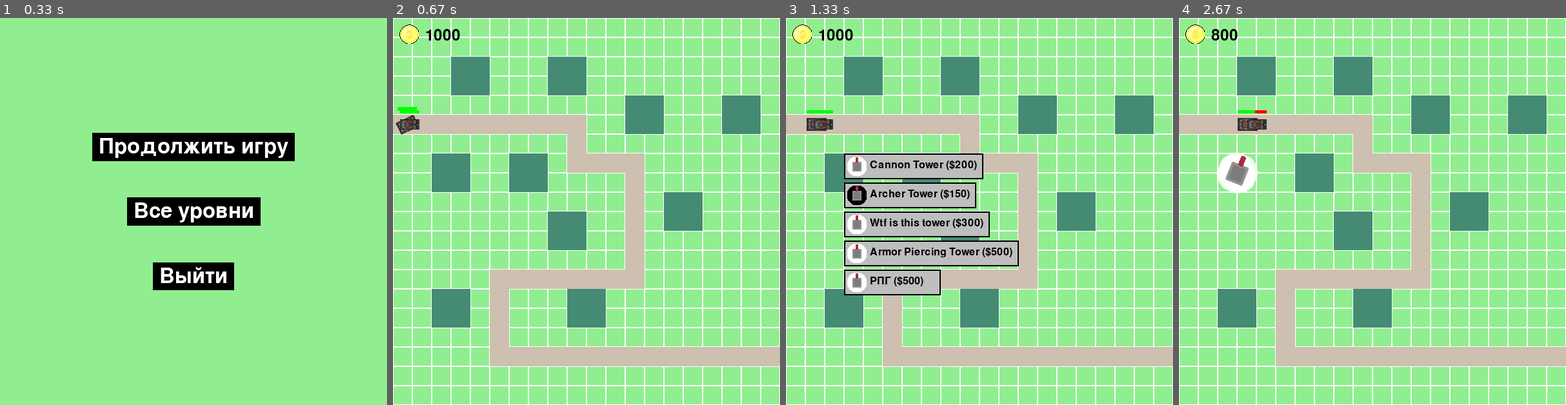
Above: before the commit, frames 1-4 (left to right).
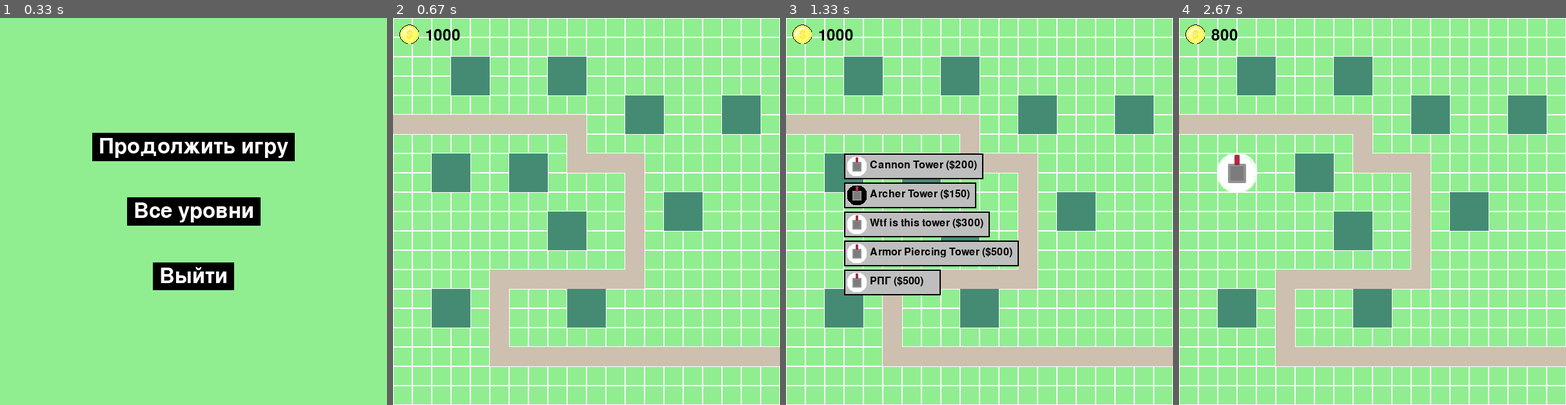
Above: after the commit, the same moments.

Repository: cerXXXX/pygame-project
Game: pygame game, started from main.py
The game is run twice, just before and just after one commit, with the same random seed, the same clock (stepped at 60 frames per second) and the same inputs.
Inputs (mouse positions are in pixels of both pictures, inside the frame that each line leads up to):
- Up to frame 1 (0.33 s): no input
- Up to frame 2 (0.67 s): click "Продолжить игру" at 0.38 s
- Up to frame 3 (1.33 s): click (979, 234) at 0.72 s; click (859, 153) at 1.05 s
- Up to frame 4 (2.67 s): click "Cannon Tower ($200)" at 1.38 s; click (1353, 312) at 2.22 s; click (1360, 145) at 2.55 s

Frame 1 is identical in both runs. In frame 2, 0.3% of the frame differs, in the area x 0-7%, y 23-31%; in frame 3, 0.3%; in frame 4, 0.5%, in the area x 9-23%, y 23-46%.

Commit message:
Добавлена куча всего (уведомления, паузы в волнах, и проч)

Diff:
--- /dev/null
+++ b/announcement.py
@@ -0,0 +1,145 @@
+import pygame
+
+
+def draw_rounded_rect(surface, color, rect, border_radius, width=0):
+    pygame.draw.rect(surface, color, rect, border_radius=border_radius, width=width)
+
+
+def render_multiline_text(surface, text, font, color, rect):
+    words = text.split(' ')
+    lines = []
+    current_line = ''
+
+    for word in words:
+        test_line = f'{current_line} {word}'.strip()
+        if font.size(test_line)[0] > rect.width:
+            lines.append(current_line)
+            current_line = word
+        else:
+            current_line = test_line
+    lines.append(current_line)
+
+    total_height = len(lines) * font.size(lines[0])[1]
+    y_offset = rect.top + (rect.height - total_height) // 2
+    for line in lines:
+        rendered_text = font.render(line, True, color)
+        text_width = font.size(line)[0]
+        x_offset = rect.left + (rect.width - text_width) // 2
+        surface.blit(rendered_text, (x_offset, y_offset))
+        y_offset += font.size(line)[1]
+
+
+class Announcement:
+    def __init__(self, content, size=(300, 300), font_size=20, position='center', background_image=None, master=None):
+        self.content = content
+        self.size = size
+        self.font_size = font_size
+        self.position = position
+        self.background_image = background_image
+        if self.background_image:
+            self.size = self.background_image.get_size()
+        self.master = master
+        self.is_visible = True
+        self.button_rect = None
+
+    def render(self, screen):
+        if not self.is_visible:
+            return
+
+        if self.background_image:
+            background = self.background_image.copy()
+        else:
+            background = pygame.Surface(self.size, pygame.SRCALPHA)
+            background.fill((0, 0, 0, 0))
+            rect_color = (50, 205, 50)
+            draw_rounded_rect(background, rect_color, pygame.Rect(0, 0, *self.size), border_radius=20)
+
+        border_color = (255, 255, 255)
+
+        # Позиционируем уведомление
+        screen_rect = pygame.Rect(0, 0, *self.size)
+        if self.position == 'center':
+            screen_rect.center = (screen.get_width() // 2, screen.get_height() // 2)
+        elif self.position == 'top-left':
+            screen_rect.topleft = (10, 10)
+        elif self.position == 'top-right':
+            screen_rect.topright = (screen.get_width() - 10, 10)
+        elif self.position == 'bottom-left':
+            screen_rect.bottomleft = (10, screen.get_height() - 10)
+        elif self.position == 'bottom-right':
+            screen_rect.bottomright = (screen.get_width() - 10, screen.get_height() - 10)
+
+        # Рендер текста с переносом строк
+        font = pygame.font.Font('freesansbold.ttf', self.font_size)
+        text_rect = pygame.Rect(10, 10, self.size[0] - 20, self.size[1] - 60)  # Оставляем место для кнопки
+        render_multiline_text(background, self.content, font, (255, 255, 255), text_rect)
+
+        # Рендер кнопки "ОК"
+        button_font = pygame.font.Font('freesansbold.ttf', 16)
+        button_text = button_font.render('OK', True, (255, 255, 255))
+        button_rect = button_text.get_rect()
+        button_rect.bottomright = (self.size[0] - 10, self.size[1] - 10)
+
+        # Рисуем кнопку с закругленными углами
+        button_border_rect = button_rect.inflate(10, 10)
+        draw_rounded_rect(background, border_color, button_border_rect, border_radius=10, width=2)
+        background.blit(button_text, button_rect)
+
+        # Рисуем уведомление на основном экране
+        screen.blit(background, screen_rect)
+
+        # Рисуем рамку уведомления с закругленными углами
+        draw_rounded_rect(screen, border_color, screen_rect, border_radius=20, width=5)
+
+        # Сохраняем положение кнопки в координатах экрана
+        self.button_rect = pygame.Rect(
+            screen_rect.left + button_rect.left,
+            screen_rect.top + button_rect.top,
+            button_rect.width,
+            button_rect.height
+        )
+
+    def handle_event(self, event):
+        if not self.button_rect:
+            return
+
+        if not self.is_visible:
+            return
+
+        if event.type == pygame.MOUSEBUTTONDOWN and event.button == 1:  # ЛКМ
+            if self.button_rect.collidepoint(event.pos):
+                self.master.announcements.remove(self)
+
+    def mouse_click(self, mouse_pos):
+        if self.button_rect.collidepoint(mouse_pos):
+            self.master.announcements.remove(self)
+
+
+"""
+pygame.init()
+screen = pygame.display.set_mode((800, 600))
+pygame.display.set_caption('Announcement with Button')
+
+# Загрузка изображения фона
+background_image = pygame.image.load('background_image.jpg')
+announcement = Announcement('This is a very long text that needs to be wrapped across multiple lines to fit within the bounds of the notification.',
+                            position='center', screen=screen, background_image=background_image)
+
+running = True
+while running:
+    for event in pygame.event.get():
+        if event.type == pygame.QUIT:
+            running = False
+
+        # Обработка событий для уведомления
+        announcement.handle_event(event)
+
+    screen.fill((0, 0, 0))
+
+    # Рендер уведомления
+    announcement.render()
+
+    pygame.display.flip()
+
+pygame.quit()
+"""
--- a/board.py
+++ b/board.py
@@ -1,9 +1,12 @@
+from copy import deepcopy
+
 import pygame
 from events import *
 import time
 import random
 from tower import *
 from enemy import *
+from announcement import *
 
 
 class Board:
@@ -48,11 +51,18 @@
 
         self.animation_list = []
 
-        self.waves = waves
+        self.waves = deepcopy(waves)
+        self.cur_wave = []
+        self.time_between_enemies_in_wave = 0.5
+        self.last_enemy_spawn_time = 0
+        self.time_between_waves = 5
+        self.last_wave_time = time.time()
 
         self.game_state = True
 
         self.filter = None
+
+        self.announcements = []
 
     def set_super_events(self, events: list[SuperEvent]):
         self.super_events = events
@@ -69,12 +79,30 @@
     def render(self, screen):
         if not self.game_state:
             return
-        if not self.enemy_group.sprites():
+
+        if self.announcements:
+            for announcement in self.announcements:
+                announcement.render(screen)
+            return
+
+        if self.cur_wave:
+            if time.time() - self.last_enemy_spawn_time > self.time_between_enemies_in_wave:
+                enemy = self.cur_wave.pop(0)
+                entity = enemy(pos=self.way[0], way=self.way, board=self)
+                self.enemy_group.add(entity)
+
+                self.last_enemy_spawn_time = time.time()
+        elif not self.enemy_group.sprites():
             if self.waves:
-                wave = self.waves.pop(0)
-                for enemy in wave:
+                if (time.time() - self.last_enemy_spawn_time > self.time_between_enemies_in_wave and
+                        time.time() - self.last_wave_time > self.time_between_waves):
+                    self.last_wave_time = time.time()
+                    self.cur_wave = self.waves.pop(0)
+                    enemy = self.cur_wave.pop(0)
                     entity = enemy(pos=self.way[0], way=self.way, board=self)
                     self.enemy_group.add(entity)
+
+                    self.last_enemy_spawn_time = time.time()
             else:
                 self.game_state = False
                 return
@@ -125,10 +153,12 @@
                 self.max_num_super_events -= 1
 
                 if super_event.text == 'ArtilleryStrike':
+                    self.announcements.append(Announcement('Артиллерийский удар!', board=self))
                     self.curr_super_event = ArtilleryStrike(frequency=super_event.frequency, board=self)
                     self.curr_super_event.start_time = time.time()
                 elif super_event.text == 'Freeze':
                     # print('start_freeze_event')
+                    self.announcements.append(Announcement('Заморозка!', board=self))
                     self.curr_super_event = FreezeEvent(frequency=super_event.frequency, board=self)
                     self.curr_super_event.start_time = time.time()
 
@@ -216,16 +246,16 @@
             button_rect = pygame.Rect(self.menu_position[0],
                                       self.menu_position[1] + index * (button_height + 5),
                                       button_width, button_height)
-            self.menu_buttons.append((button_rect, tower_data))
+            self.menu_buttons.append((button_rect, tower_data, tower_data['cost']))
 
             # Добавляем текст к кнопке
             tower_data['menu_text'] = text  # Сохраняем текст для последующего рендера
 
     def render_menu(self, screen):
         font = pygame.font.Font(None, 24)
-        for button_rect, tower_data in self.menu_buttons:
+        for button_rect, tower_data, tower_price in self.menu_buttons:
             # Рисуем кнопку
-            pygame.draw.rect(screen, 'grey', button_rect)
+            pygame.draw.rect(screen, 'grey' if tower_price <= self.currency else 'gray34', button_rect)
             pygame.draw.rect(screen, 'black', button_rect, 2)
 
             # Загружаем и отображаем иконку башни
@@ -238,9 +268,11 @@
             screen.blit(text, (button_rect.x + 40, button_rect.y + 10))
 
     def handle_menu_click(self, mouse_pos):
+        if self.announcements:
+            return
         """Обрабатывает клик внутри меню или закрывает меню при клике вне его."""
         menu_closed = True
-        for button_rect, tower_data in self.menu_buttons:
+        for button_rect, tower_data, tower_price in self.menu_buttons:
             if button_rect.collidepoint(mouse_pos):
                 self.build_tower(tower_data)
                 menu_closed = True
@@ -255,7 +287,6 @@
         if self.selected_building_place is None:
             return
         if self.currency < tower_data['cost']:  # Проверка наличия монет
-            print("Not enough currency!")
             return
         self.currency -= tower_data['cost']  # Списываем стоимость башни
         tower = Tower(self.selected_building_place[:2], tower_data['icon'], tower_data['rate_of_fire'],
@@ -273,5 +304,9 @@
                 self.enemy_group.add(enemy)
                 # print(self.enemy_group)
 
+        if self.announcements:
+            for announcement in self.announcements:
+                announcement.handle_event(event)
+
     def add_animation(self, animation):
         self.animation_list.append(animation)
--- a/data.py
+++ b/data.py
@@ -105,7 +105,7 @@
                   (5, 17), (6, 17), (7, 17), (8, 17), (9, 17), (10, 17), (11, 17), (12, 17), (13, 17),
                   (14, 17), (15, 17), (16, 17), (17, 17), (18, 17), (19, 17)]}
 
-waves_data = {1: [[Tank, Car], [Tank], [Tank], [Tank]],
+waves_data = {1: [[Tank, Tank, Tank, Tank, Tank, Car, Car, Car, Car, Car], [Tank, Car, Car], [Tank, Car, Car], [Tank, Car, Car]],
               2: [[Car], [Car, Car, Car], [Tank, Car]],
               3: [],
               4: [],
@@ -138,7 +138,7 @@
                         9: [(3, 2), (2, 7), (6, 7), (8, 2), (12, 4), (14, 9), (17, 4), (8, 10), (2, 14), (9, 14)],
                         10: [(3, 2), (2, 7), (6, 7), (8, 2), (12, 4), (14, 9), (17, 4), (8, 10), (2, 14), (9, 14)]}
 
-super_events_data = {1: [],
+super_events_data = {1: [SuperEvent(1, text='ArtilleryStrike', board=None)],
                      2: [],
                      3: [],
                      4: [SuperEvent(0.1, text='ArtilleryStrike', board=None)],
--- a/enemy.py
+++ b/enemy.py
@@ -5,11 +5,12 @@
 
 
 class Enemy(pygame.sprite.Sprite):
-    def __init__(self, pos, image, way, speed, turn_speed, max_health=100, reward=50, board=None, armor=0):
+    def __init__(self, pos, image, way, speed, turn_speed, max_health=150, reward=50, board=None, armor=0):
         super().__init__()
         self.image_path = image
         self.image = pygame.image.load(image).convert_alpha()
         self.image = pygame.transform.scale(self.image, (30, 30))
+        self.image = pygame.transform.rotate(self.image, -90)
         self.rect = self.image.get_rect()
         self.reward = reward
         self.board = board  # Сохраняем ссылку на объект Board
@@ -17,11 +18,9 @@
         self.max_health = max_health
 
         delta = 10
-        delta_x, delta_y = 0, 0
-        if random.randint(0, 1):
-            delta_x = random.randint(0, delta)
-        else:
-            delta_y = random.randint(-delta, delta)
+        # delta_x, delta_y = 0, 0
+        delta_x = random.randint(0, delta)
+        delta_y = random.randint(-delta, delta)
         self.way = way
         self.pixels_way = [(i[0] * 30 + 15 + delta_x, i[1] * 30 + 15 + delta_y) for i in self.way]
         self.rect.centerx = self.pixels_way[0][0]
@@ -34,9 +33,9 @@
         self.turn_speed = turn_speed
         self.original_image = pygame.image.load(image).convert_alpha()
 
-        self.angle = 0
+        self.angle = -90
         self.turning = False
-        self.target_angle = 0
+        self.target_angle = -90
         self.current_index = 0
         self.rotation_threshold = 5
 
@@ -126,7 +125,6 @@
             damage = damage
         else:
             damage = damage * (1 - damage_k / 100)
-        print(damage, damage_k)
         self.health -= damage
         if self.health <= 0:
             self.kill()  # Удаляет врага, если здоровье <= 0
@@ -148,6 +146,6 @@
 
 
 class Car(Enemy):
-    def __init__(self, pos, way, image='assets/car1.png', speed=16, turn_speed=3, board=None, armor=20):
+    def __init__(self, pos, way, image='assets/car1.png', speed=30, turn_speed=3, board=None, armor=20):
         super().__init__(pos, image, way, speed=speed, turn_speed=turn_speed, board=board, max_health=50, armor=armor)
         self.name = 'Car'
--- a/events.py
+++ b/events.py
@@ -42,6 +42,10 @@
                         self.board.towers.remove(j)
                         j.kill()
 
+                for j in self.board.enemy_group.sprites():
+                    if pygame.sprite.collide_mask(j, i):
+                        j.take_damage(self.damage, 0)
+
         if time.time() - self.start_time > 4.9375:
             for i in self.points:
                 i.kill()
@@ -61,6 +65,9 @@
         self.image = pygame.transform.scale(self.image, (int(self.radius * 2), int(self.radius * 2)))
         self.rect = self.image.get_rect()
         self.rect.center = pos
+        mask_surf = pygame.Surface((self.radius * 2, self.radius * 2))
+        pygame.draw.circle(mask_surf, (255, 255, 255), (self.radius, self.radius), self.radius)
+        self.mask = pygame.mask.from_surface(mask_surf)
 
     def update(self, screen):
         screen.blit(self.image, self.rect)
--- a/game.py
+++ b/game.py
@@ -2,6 +2,7 @@
 from data import *
 from board import *
 from level import *
+from announcement import *
 
 
 class Game:
@@ -43,7 +44,7 @@
 
     def start_level(self, level_number):
         if level_number > 1 and (level_number - 1 not in self.level_manager.completed_levels):
-            print(f"Уровень {level_number} недоступен.")
+            self.level_select_menu.announcements.append(Announcement(f"Уровень {level_number} не доступен", (300, 100), master=self.level_select_menu))
             return
         self.level_manager.current_level = level_number
         level = self.level_manager.generate_level(level_number)
@@ -89,8 +90,8 @@
                 self.board.handle_event(event)
                 if not self.board.game_state:
                     self.state = GameState.LEVEL_END
-
-            self.screen.fill('lightgreen')
+            if not self.board or not self.board.announcements:
+                self.screen.fill('lightgreen')
             if self.state == GameState.MAIN_MENU:
                 self.main_menu.render()
             elif self.state == GameState.PAUSE:
@@ -119,6 +120,7 @@
         self.completed_levels = set()  # Хранит номера пройденных уровней
 
     def generate_level(self, difficulty):
+        # TODO: переделать
         levels = {1: DefaultLevel(1),
                   2: DefaultLevel(2),
                   3: DefaultLevel(3),
@@ -139,10 +141,17 @@
         self.font = pygame.font.Font(None, 48)
         self.buttons = []
 
+        self.announcements = []
+
     def add_button(self, text, position, action):
         self.buttons.append({"text": text, "position": position, "action": action})
 
     def render(self):
+        if self.announcements:
+            for announcement in self.announcements:
+                announcement.render(self.screen)
+            return
+
         for button in self.buttons:
             text = self.font.render(button["text"], True, 'white')
             rect = text.get_rect(center=button["position"])
@@ -158,3 +167,7 @@
                     button["action"](int(button["text"].split()[1]))
                     return
                 button["action"]()
+
+        if self.announcements:
+            for announcement in self.announcements:
+                announcement.mouse_click(mouse_pos)
--- a/test.py
+++ b/test.py
@@ -24,15 +24,6 @@
         if event.type == pygame.QUIT:
             is_running = False
 
-        if event.type == pygame_gui.UI_BUTTON_PRESSED:
-            if event.ui_element == hello_button:
-                print('Hello World!')
-
-        manager.process_events(event)
-
-    manager.update(time_delta)
-
-    window_surface.blit(background, (0, 0))
-    manager.draw_ui(window_surface)
+    pygame.draw.circle(window_surface, (0, 255, 255), (350, 275), 50)
 
     pygame.display.update()
